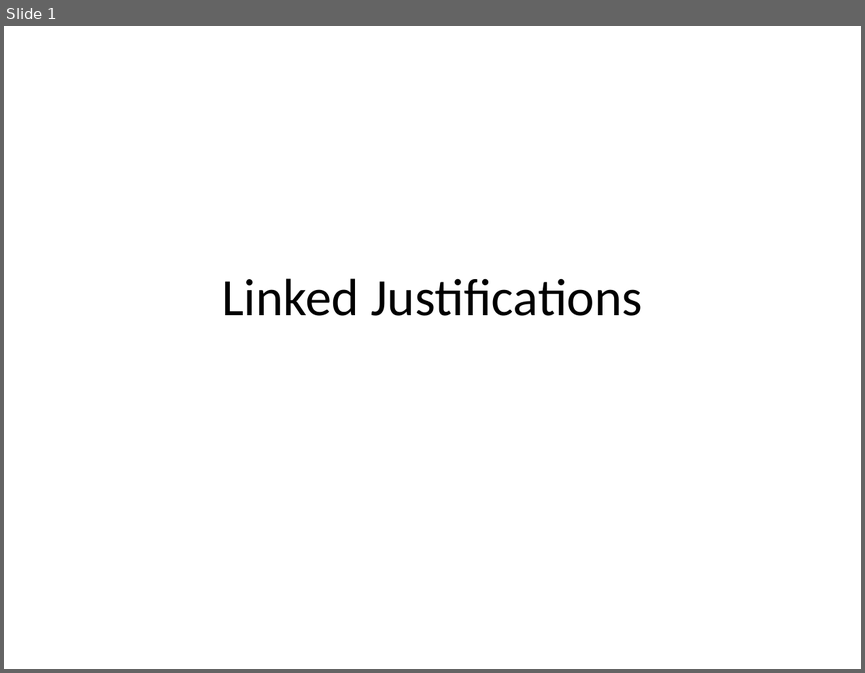
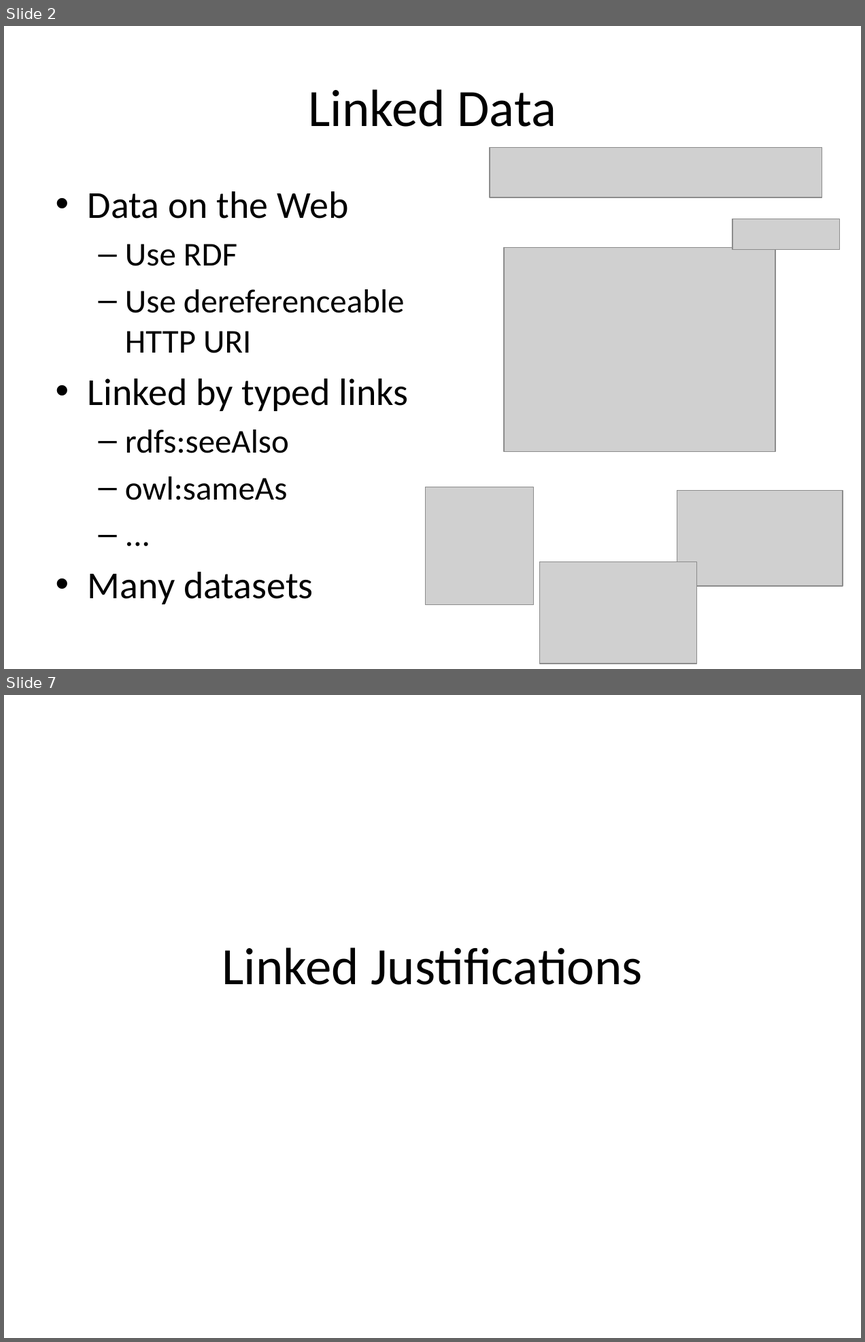
Before and after one commit to lidingpku/inference-web, a slide deck: trunk/iw3/doc/proof-combine.pptx. Shown one above the other, each under a label of ours: slide 1 before the commit, slides 2 and 7 after it; the slides between them are not shown. The pictures are 865x673 and 865x1342 pixels, drawn with LibreOffice and Linux fonts; fonts in the diff are those of the drawing; grey boxes stand for pictures. Boxes give left, top, right and bottom in pixels: in the first picture for what was removed or moved away, otherwise in the second. Text is boxed around its words. In the diff, an @@ line names an element or a change of style, - is before the commit and + after.

```diff
--- a/trunk/iw3/doc/proof-combine.pptx
+++ b/trunk/iw3/doc/proof-combine.pptx
@@ slide 2 added at [4,26,861,669], background #FFFFFF @@
@@ title added at [309,89,556,127], 44 pt, text #000000 @@
+Linked Data
@@ picture added at [490,148,822,197] @@
@@ text added at [88,191,409,604], 28 pt, text #000000 @@
+• Data on the Web
+  – Use RDF
+  – Use dereferenceable HTTP URI
+• Linked by typed links
+  – rdfs:seeAlso
+  – owl:sameAs
+  – ...
+• Many datasets
@@ picture added at [732,219,839,250] @@
@@ picture added at [504,247,775,451] @@
@@ picture added at [426,487,534,605] @@
@@ picture added at [677,490,843,586] @@
@@ picture added at [540,562,696,663] @@
@@ what was slide 1 is now slide 7 @@
```
Also in this commit, not shown: 30 other slides added.
